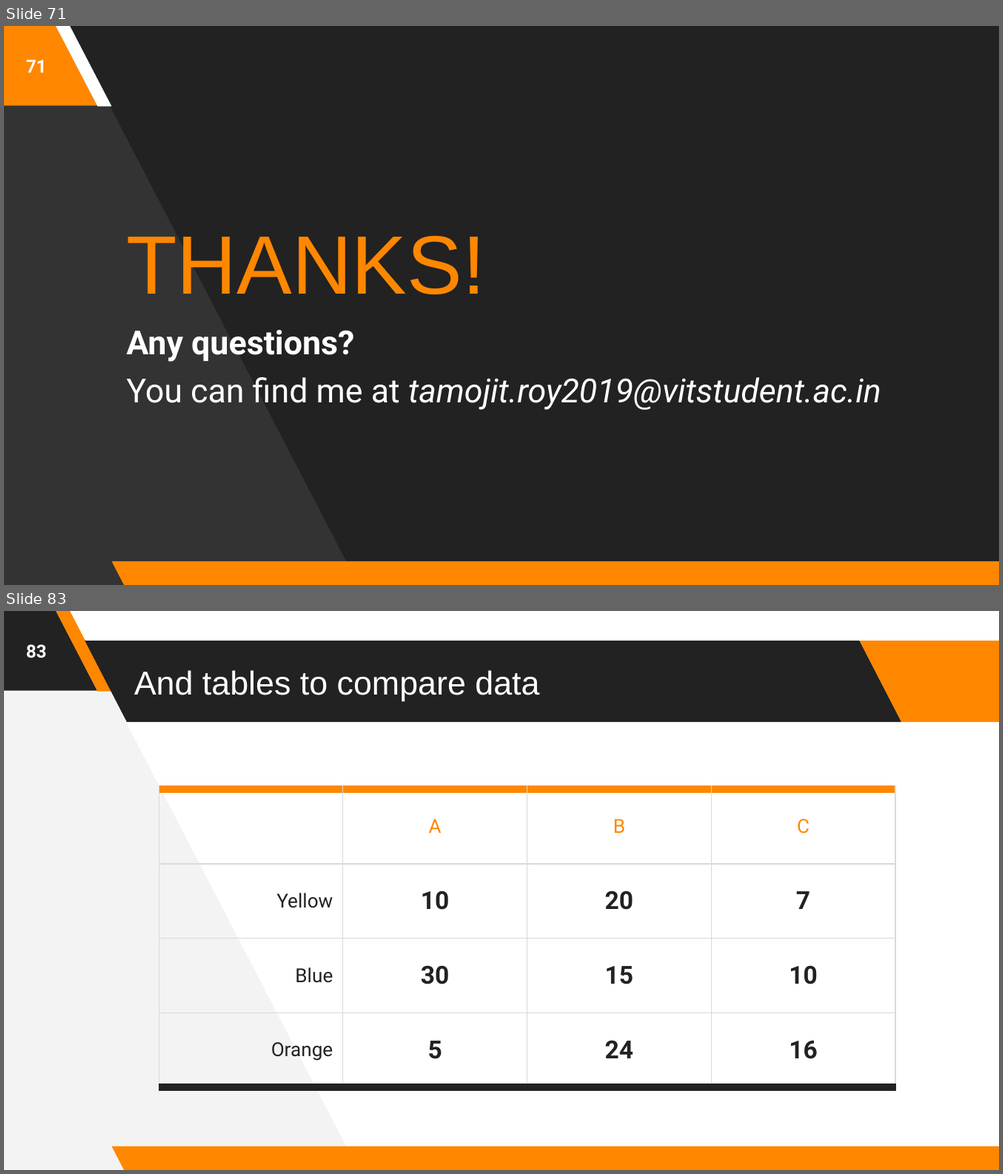
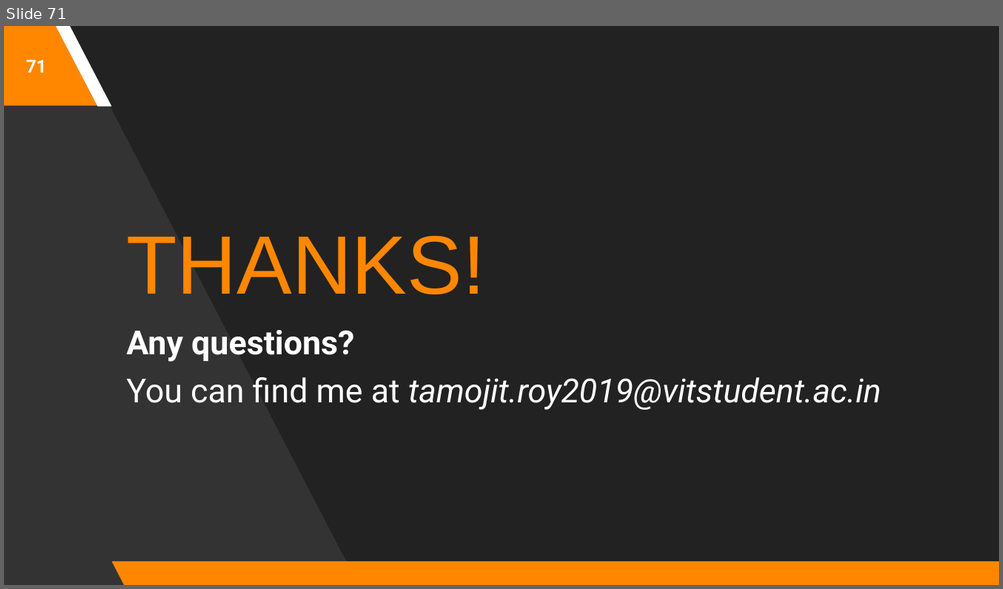
Before and after one commit to astrodestroyergithub/Divvy-Bike-Share, a slide deck: PPTS/19BCE1156_Tamojit_Roy_Capstone_Project_B.Tech_CSE_2019-23_Review-2.pptx. Shown one above the other, each under a label of ours: slides 71 and 83 before the commit, slide 71 after it; the slides between them are not shown. The pictures are 1003x1174 and 1003x589 pixels, drawn with LibreOffice and Linux fonts; fonts in the diff are those of the drawing. Boxes give left, top, right and bottom in pixels: in the first picture for what was removed or moved away, otherwise in the second. Text is boxed around its words. In the diff, an @@ line names an element or a change of style, - is before the commit and + after.

```diff
--- a/PPTS/19BCE1156_Tamojit_Roy_Capstone_Project_B.Tech_CSE_2019-23_Review-2.pptx
+++ b/PPTS/19BCE1156_Tamojit_Roy_Capstone_Project_B.Tech_CSE_2019-23_Review-2.pptx
@@ slide 83 removed at bbox=[4, 611, 999, 1170], background #FFFFFF; not listed: 1 template element that a slide beside it also shows @@
@@ page number removed at bbox=[26, 644, 47, 658] @@
-83
@@ group removed at bbox=[4, 611, 999, 1170]: 4 parallelograms, 1 freeform shape @@
@@ title removed at bbox=[134, 670, 539, 701] @@
-And tables to compare data
@@ table removed at bbox=[159, 789, 895, 1088], 4 rows, 4 columns @@
- | A | B | C
-Yellow | 10 | 20 | 7
-Blue | 30 | 15 | 10
-Orange | 5 | 24 | 16
```
Also in this commit, not shown: 2 slides changed, 37 other slides removed.
